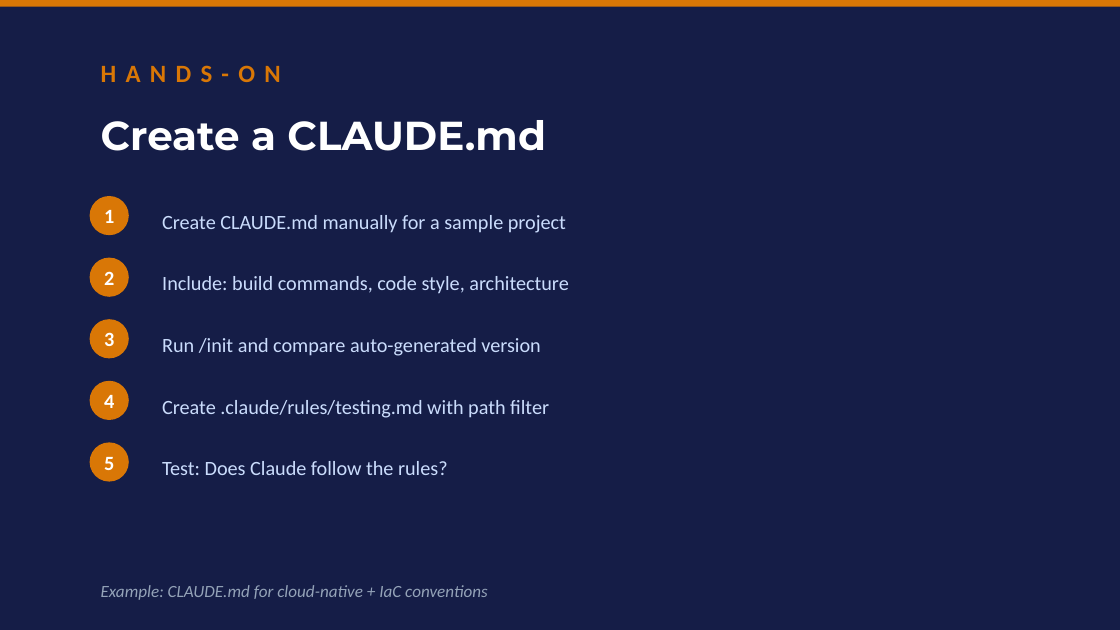
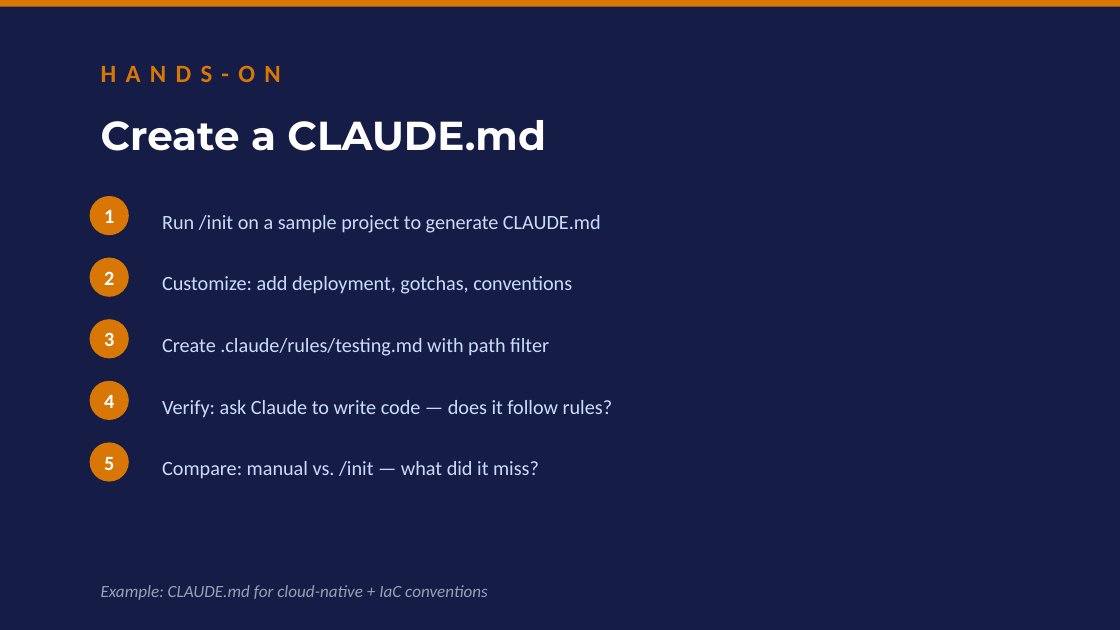
Before and after one commit to clusterreplyDE/claude_workshop, a slide deck: slide 20 of slides/workshop.pptx. Drawn at 1120x630 pixels with LibreOffice and Linux fonts; fonts in the diff are those of the drawing. Boxes give left, top, right and bottom in pixels: in the first picture for what was removed or moved away, otherwise in the second. Text is boxed around its words. In the diff, an @@ line names an element or a change of style, - is before the commit and + after.

```diff
--- a/slides/workshop.pptx
+++ b/slides/workshop.pptx
@@ text at [162, 215, 601, 233]: text changed @@
-Create CLAUDE.md manually for a sample project
+Run /init on a sample project to generate CLAUDE.md
@@ text at [162, 276, 572, 294]: text changed @@
-Include: build commands, code style, architecture
+Customize: add deployment, gotchas, conventions
@@ text "Create .claude/rules/testing.md with path filter": place and size @@
-text "Create .claude/rules/testing.md with path filter" at [162, 400, 549, 418]
+text "Create .claude/rules/testing.md with path filter" at [162, 338, 549, 356]
@@ text removed at [162, 338, 540, 356] @@
-Run /init and compare auto-generated version
@@ text added at [162, 400, 613, 418], 13 pt, text #CADCFC @@
+Verify: ask Claude to write code — does it follow rules?
@@ text at [162, 461, 539, 479]: text changed @@
-Test: Does Claude follow the rules?
+Compare: manual vs. /init — what did it miss?
```
Also in this commit, not shown: 3 other slides changed, 36 other files.
